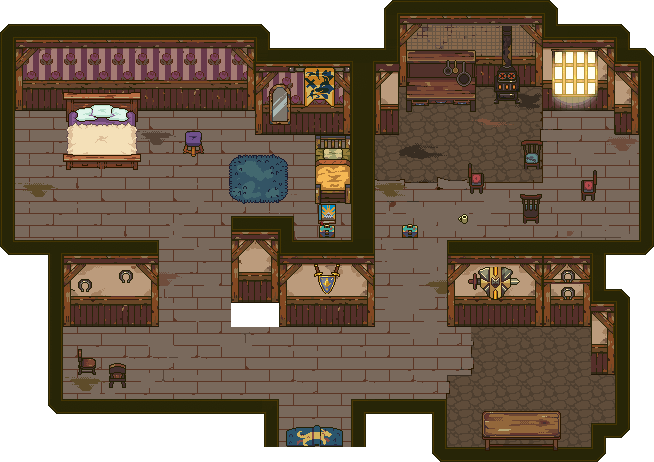
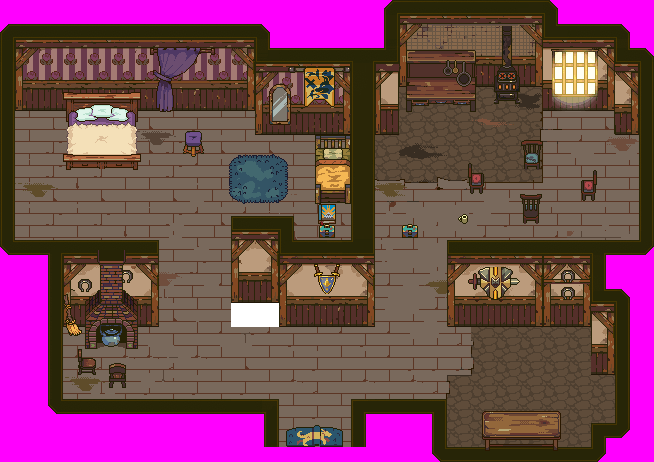
Before/after of a 654px x 462px layered artwork. What changed in the layer stack:
added layer "Layer 38" above "Layer 37" over (0, 0, 654, 462)
added layer "Layer 37" above "Layer 36" over (150, 47, 215, 112)
added layer "Layer 36" above "Layer 7" over (85, 250, 138, 349)
